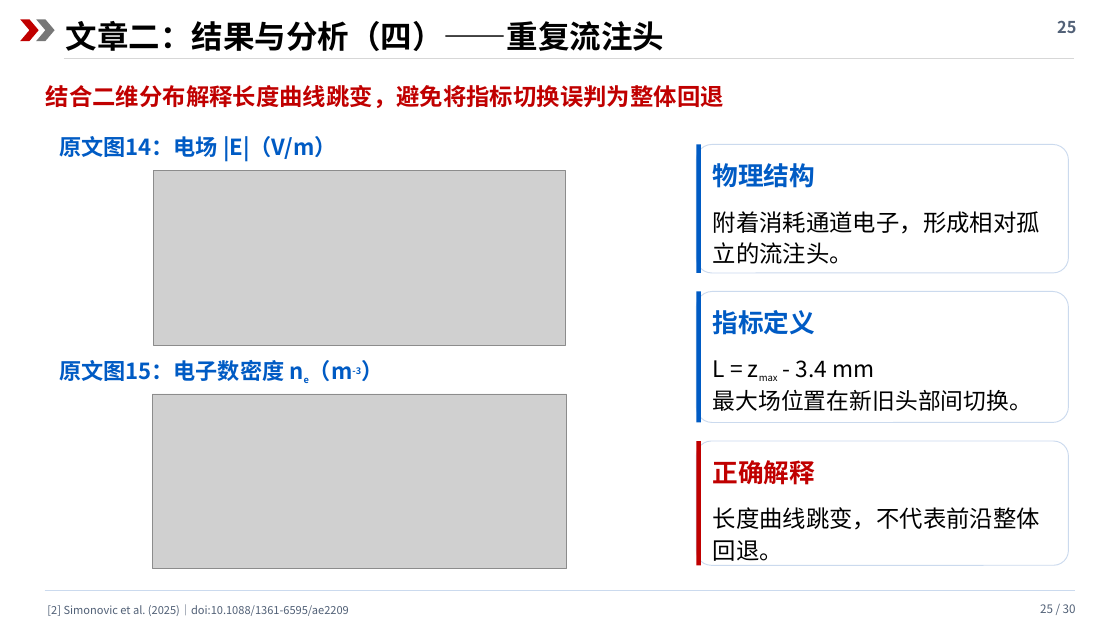
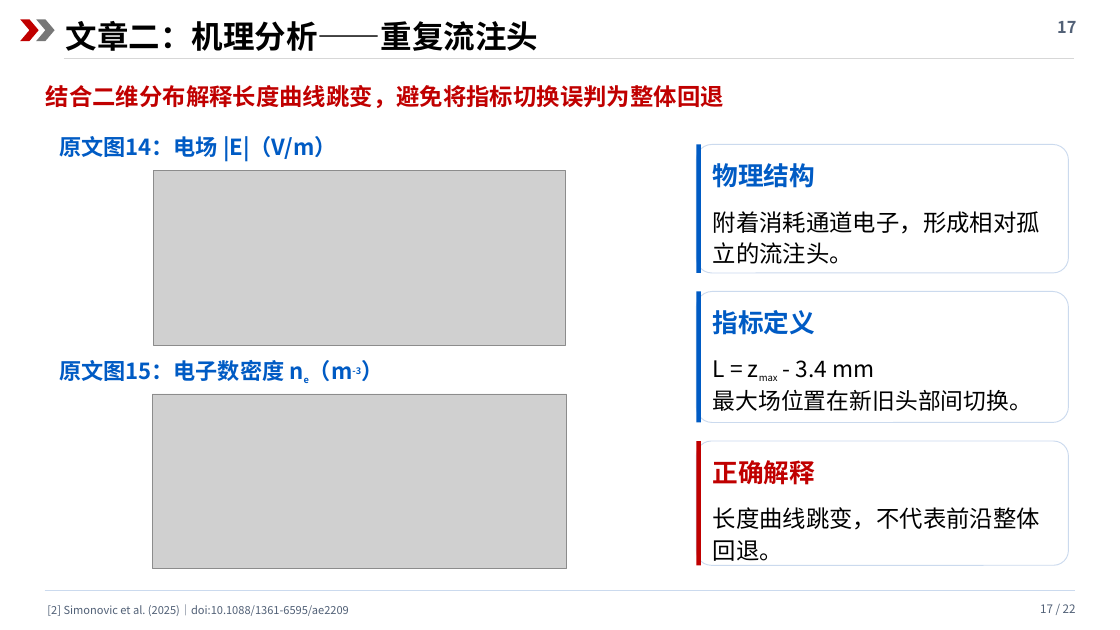
Before and after one commit to cass1223/cassbook, a slide deck: slide 17 of presentations/c4f7n/c4f7n_review.pptx (slide 25 before the commit). Drawn at 1120x630 pixels with LibreOffice and Linux fonts; fonts in the diff are those of the drawing; grey boxes stand for pictures. Boxes give left, top, right and bottom in pixels: in the first picture for what was removed or moved away, otherwise in the second. Text is boxed around its words. In the diff, an @@ line names an element or a change of style, - is before the commit and + after.

```diff
--- a/presentations/c4f7n/c4f7n_review.pptx
+++ b/presentations/c4f7n/c4f7n_review.pptx
@@ text at (x1=66, y1=21, x2=539, y2=51): text changed @@
-文章二：结果与分析（四）——重复流注头
+文章二：机理分析——重复流注头
@@ text at (x1=1057, y1=21, x2=1076, y2=33): text changed @@
-25
+17
@@ text at (x1=1040, y1=604, x2=1076, y2=613): text changed @@
-25 / 30
+17 / 22
```
Also in this commit, not shown: 20 other slides changed, 1 slide added, 9 slides removed, 4 other files.
